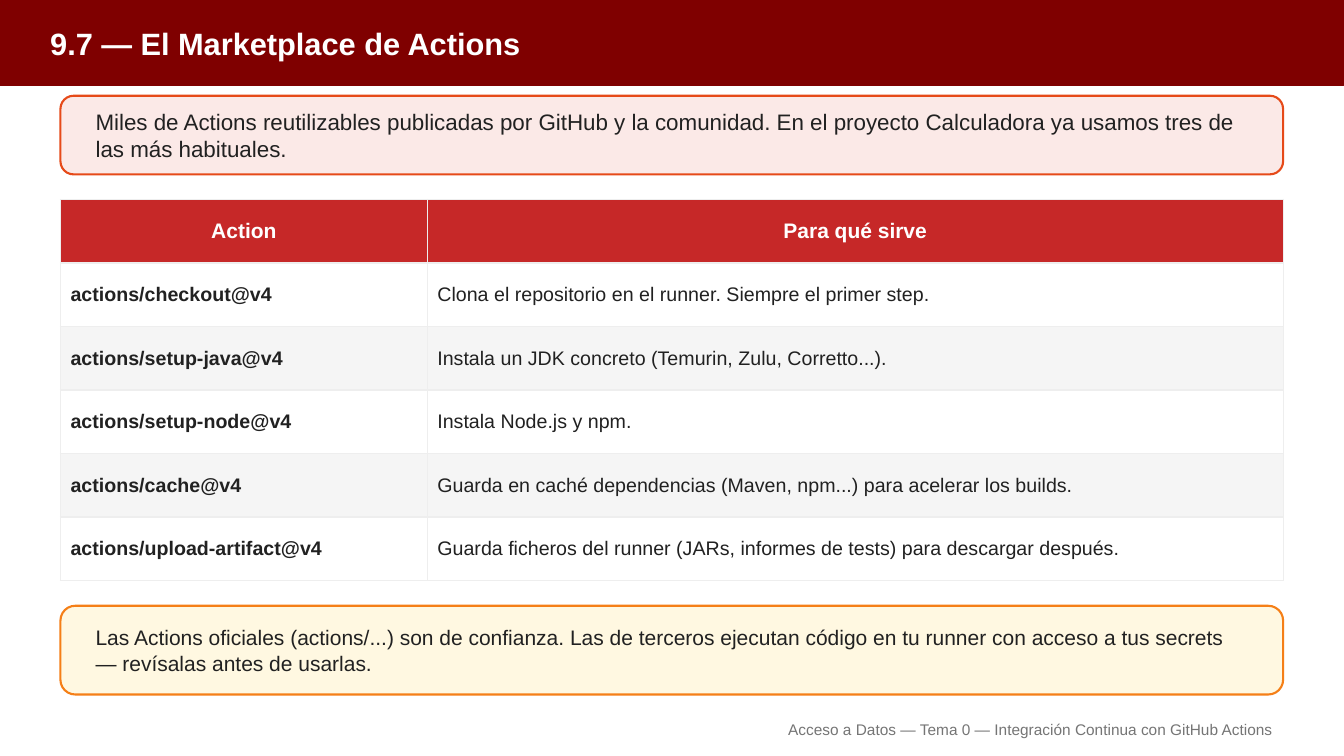
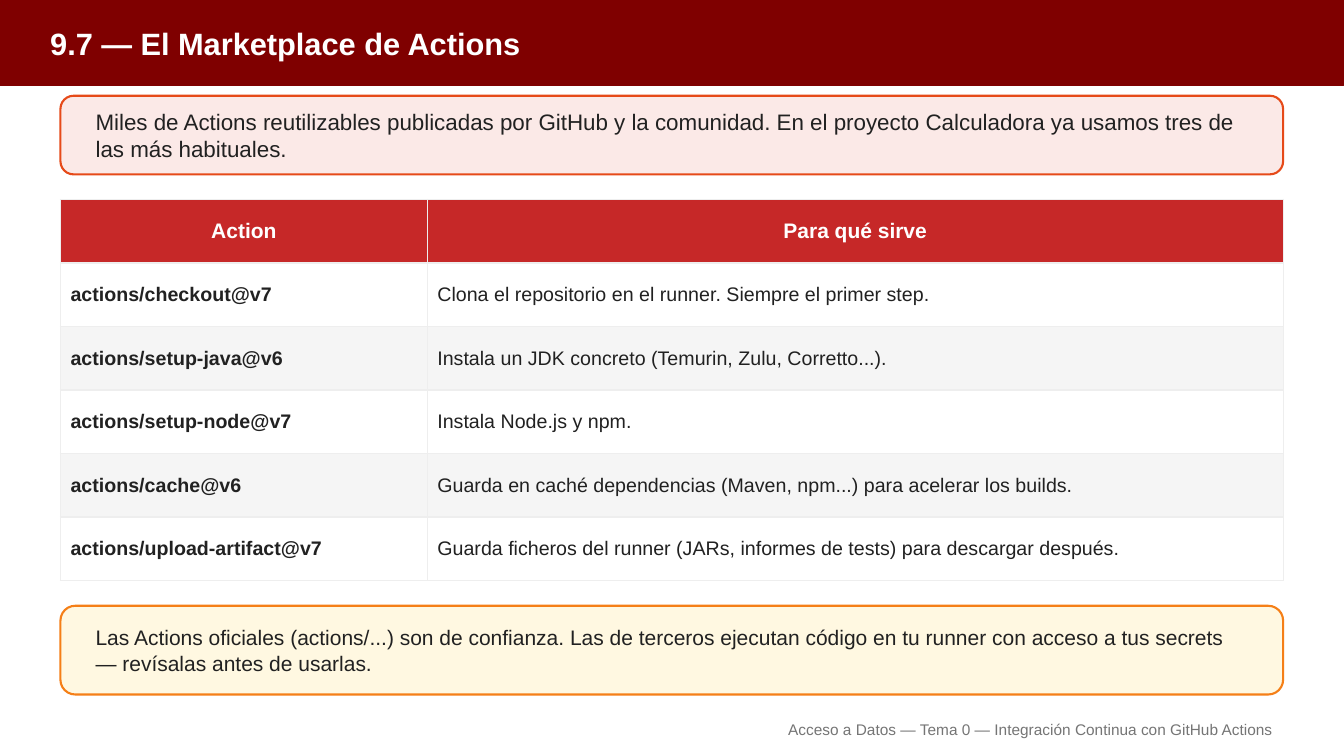
Before and after one commit to aitorventura/acceso-a-datos, a slide deck: slide 19 of docs/tema0/diapositivas/github-actions.pptx. Drawn at 1344x756 pixels with LibreOffice and Linux fonts; fonts in the diff are those of the drawing. Boxes give left, top, right and bottom in pixels: in the first picture for what was removed or moved away, otherwise in the second. Text is boxed around its words. In the diff, an @@ line names an element or a change of style, - is before the commit and + after.

Commit message:
actualizado actions a 2026

```diff
--- a/docs/tema0/diapositivas/github-actions.pptx
+++ b/docs/tema0/diapositivas/github-actions.pptx
@@ table at [60, 200, 1284, 581] @@
-row 2, column 1: actions/checkout@v4
+row 2, column 1: actions/checkout@v7
-row 3, column 1: actions/setup-java@v4
+row 3, column 1: actions/setup-java@v6
-row 4, column 1: actions/setup-node@v4
+row 4, column 1: actions/setup-node@v7
-row 5, column 1: actions/cache@v4
+row 5, column 1: actions/cache@v6
-row 6, column 1: actions/upload-artifact@v4
+row 6, column 1: actions/upload-artifact@v7
```
Also in this commit, not shown: 2 other slides changed, 4 other files.
